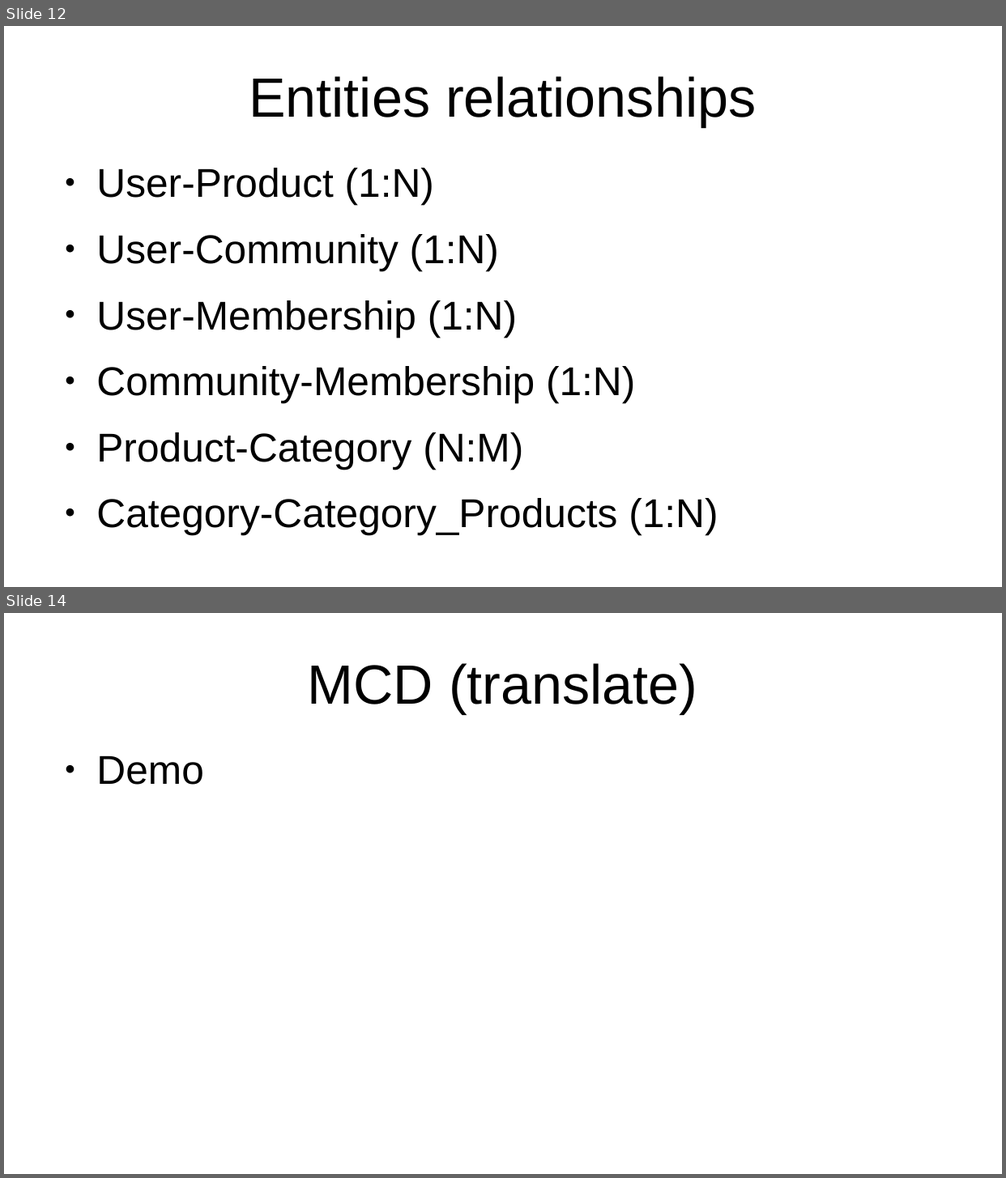
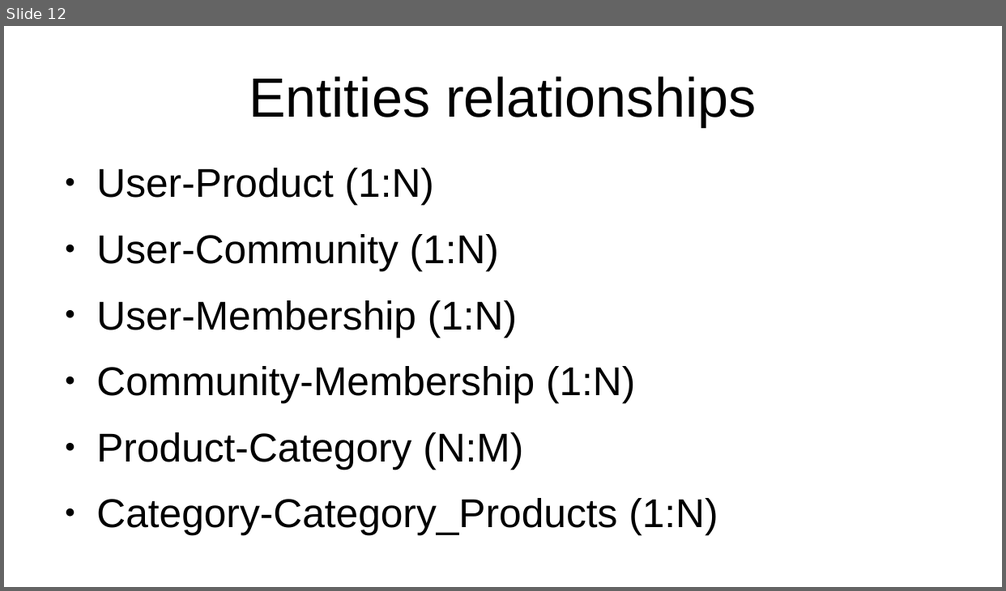
Before and after one commit to EmmaBroudic/Projet-Nooky, a slide deck: Pres.odp. Shown one above the other, each under a label of ours: slides 12 and 14 before the commit, slide 12 after it; the slides between them are not shown. The pictures are 1006x1178 and 1006x591 pixels, drawn with LibreOffice and Linux fonts; fonts in the diff are those of the drawing. Boxes give left, top, right and bottom in pixels: in the first picture for what was removed or moved away, otherwise in the second. Text is boxed around its words. In the diff, an @@ line names an element or a change of style, - is before the commit and + after.

```diff
--- a/Pres.odp
+++ b/Pres.odp
@@ slide 14 removed at box(4, 613, 1002, 1174), background #FFFFFF @@
@@ title removed at box(308, 663, 697, 714) @@
-MCD (translate)
@@ text removed at box(96, 756, 203, 785) @@
-● Demo
```
Also in this commit, not shown: 1 slide changed, 4 slides added, 2 other slides removed, 8 other files.
